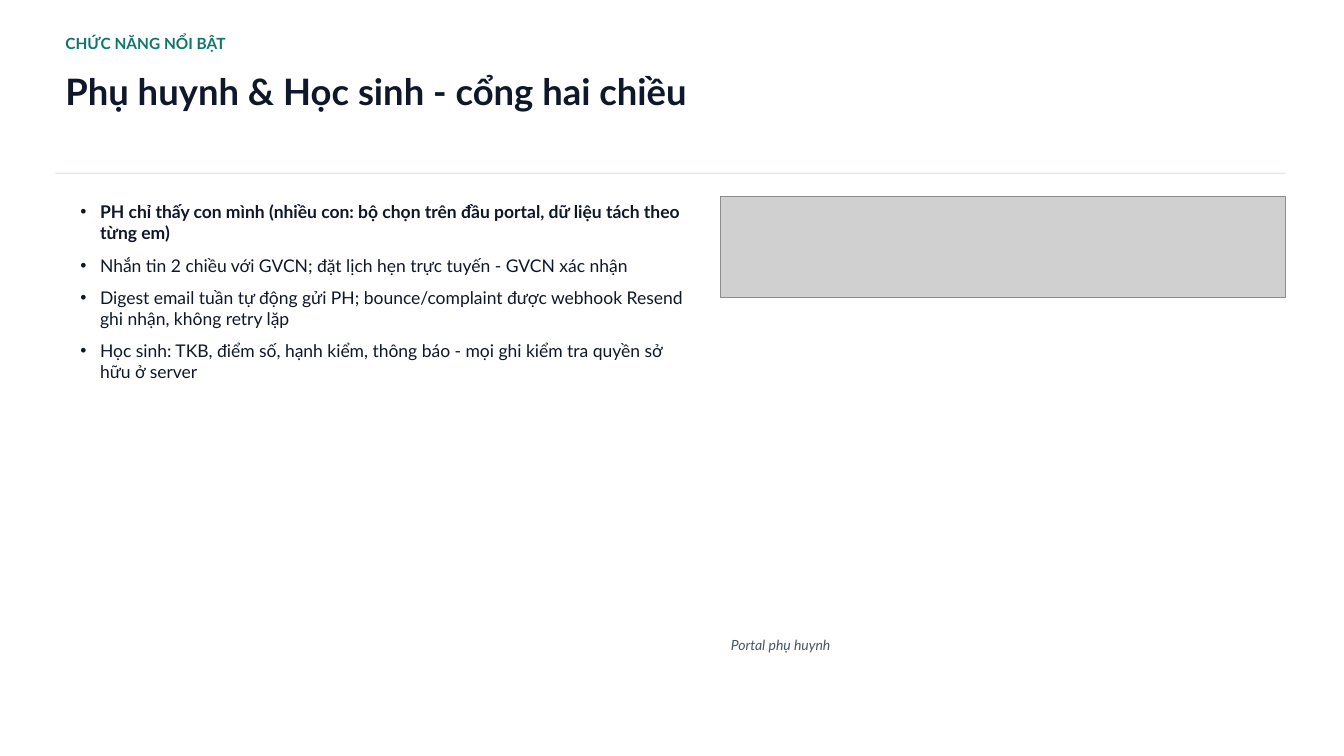
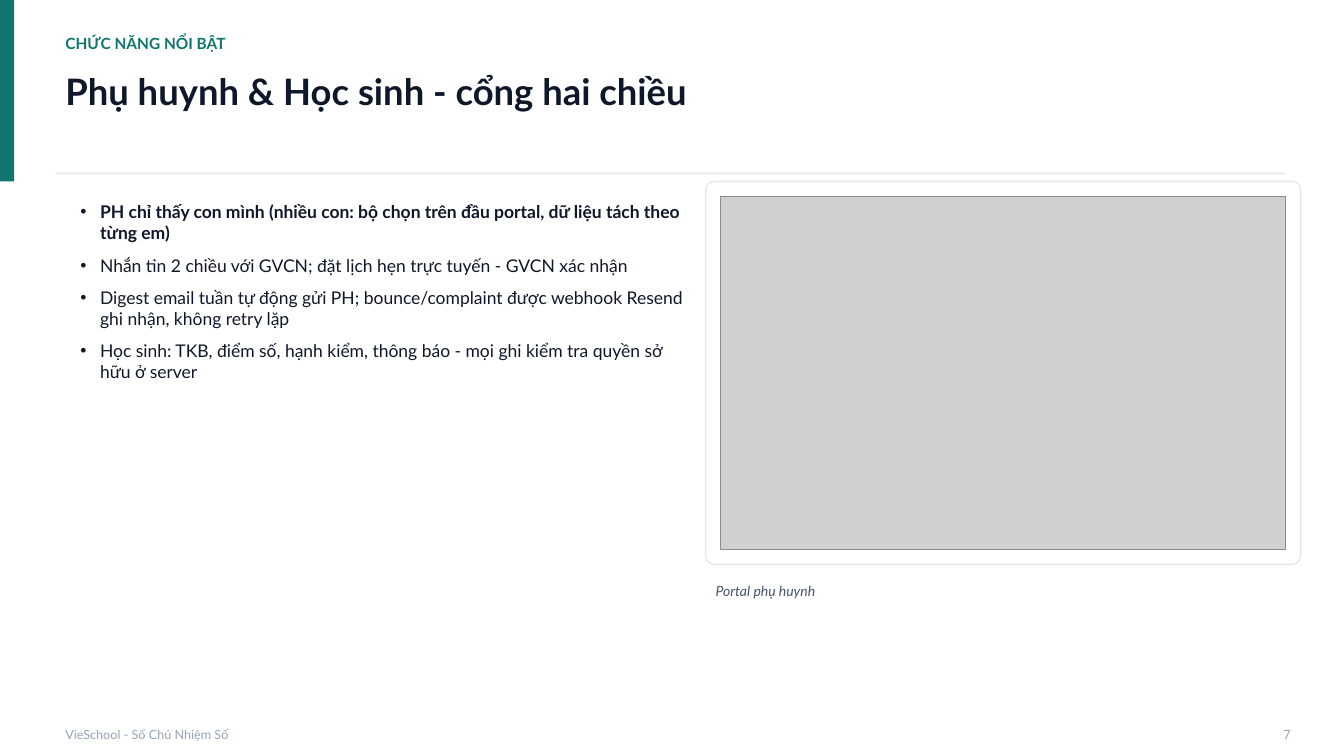
Before and after one commit to saintzzz/so-chu-nhiem-so, a slide deck: slide 8 of docs/handover/USER-GUIDE-vieschool.pptx. Drawn at 1344x756 pixels with LibreOffice and Linux fonts; fonts in the diff are those of the drawing; grey boxes stand for pictures. Boxes give left, top, right and bottom in pixels: in the first picture for what was removed or moved away, otherwise in the second. Text is boxed around its words. In the diff, an @@ line names an element or a change of style, - is before the commit and + after.

```diff
--- a/docs/handover/USER-GUIDE-vieschool.pptx
+++ b/docs/handover/USER-GUIDE-vieschool.pptx
@@ rectangle added at [0, 0, 14, 181], fill #0F766E @@
@@ rounded rectangle added at [706, 181, 1301, 565], fill #FFFFFF, outline #E2E8F0 1 pt @@
@@ picture: place and size @@
-picture at [721, 197, 1286, 297]
+picture at [721, 197, 1286, 549]
@@ text "Portal phụ huynh": place and size @@
-text "Portal phụ huynh" at [731, 639, 830, 653]
+text "Portal phụ huynh" at [716, 585, 815, 599]
@@ text added at [65, 729, 228, 741], 9 pt, text #94A3B8 @@
+VieSchool - Sổ Chủ Nhiệm Số
@@ text added at [1283, 730, 1290, 739], 9 pt, text #94A3B8 @@
+7
```
Also in this commit, not shown: 24 other slides changed, 13 slides added, 2 other files.
